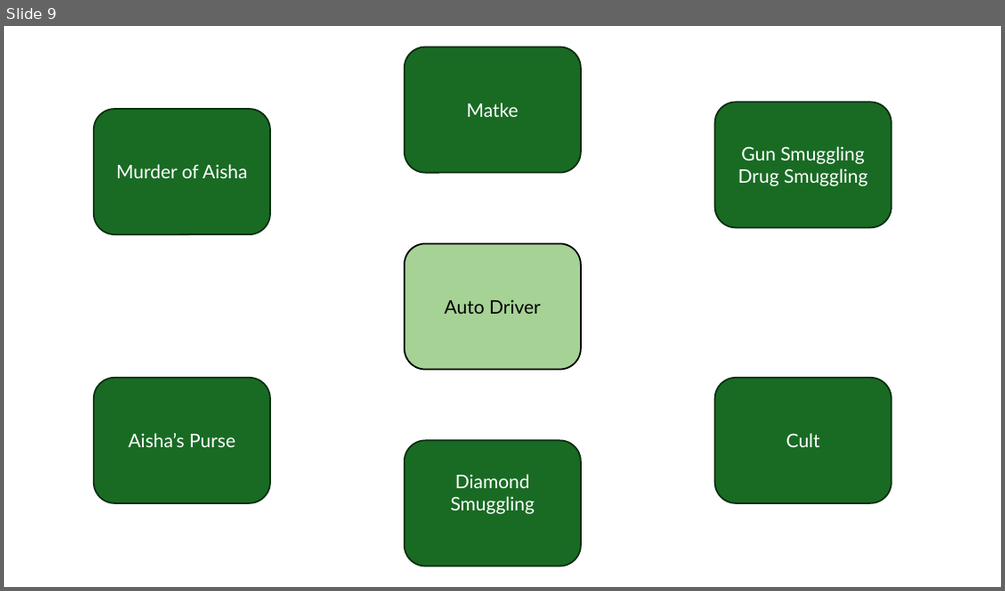
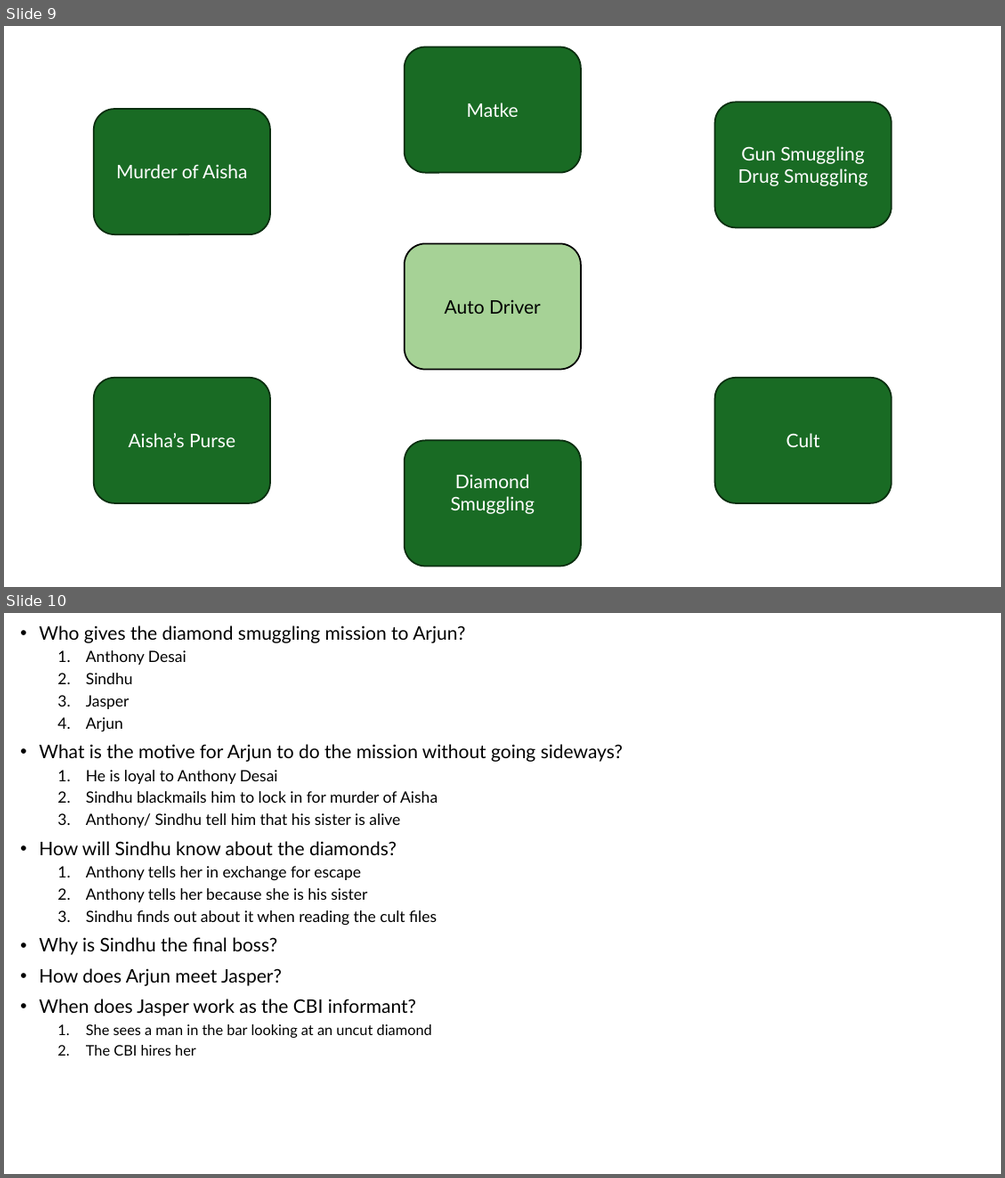
Before and after one commit to arya-prakyath/the-a-films, a slide deck: THE_A_Ideas/Innocent Gems/Innocent Gems - Flows.pptx. Shown one above the other, each under a label of ours: slide 9 before the commit, slides 9 and 10 after it. The pictures are 1005x591 and 1005x1178 pixels, drawn with LibreOffice and Linux fonts; fonts in the diff are those of the drawing. Boxes give left, top, right and bottom in pixels: in the first picture for what was removed or moved away, otherwise in the second. Text is boxed around its words. In the diff, an @@ line names an element or a change of style, - is before the commit and + after.

```diff
--- a/THE_A_Ideas/Innocent Gems/Innocent Gems - Flows.pptx
+++ b/THE_A_Ideas/Innocent Gems/Innocent Gems - Flows.pptx
@@ slide 10 added at [4,613,1001,1174], background #FFFFFF @@
@@ text added at [39,625,623,1055], 15 pt, text #000000 @@
+• Who gives the diamond smuggling mission to Arjun?
+  1. Anthony Desai
+  2. Sindhu
+  3. Jasper
+  4. Arjun
+• What is the motive for Arjun to do the mission without going sideways?
+  1. He is loyal to Anthony Desai
+  2. Sindhu blackmails him to lock in for murder of Aisha
+  3. Anthony/ Sindhu tell him that his sister is alive
+• How will Sindhu know about the diamonds?
+  1. Anthony tells her in exchange for escape
+  2. Anthony tells her because she is his sister
+  3. Sindhu finds out about it when reading the cult files
+• Why is Sindhu the final boss?
+• How does Arjun meet Jasper?
+• When does Jasper work as the CBI informant?
+  1. She sees a man in the bar looking at an uncut diamond
+  2. The CBI hires her
```
Also in this commit, not shown: 3 slides changed, 1 other file.
